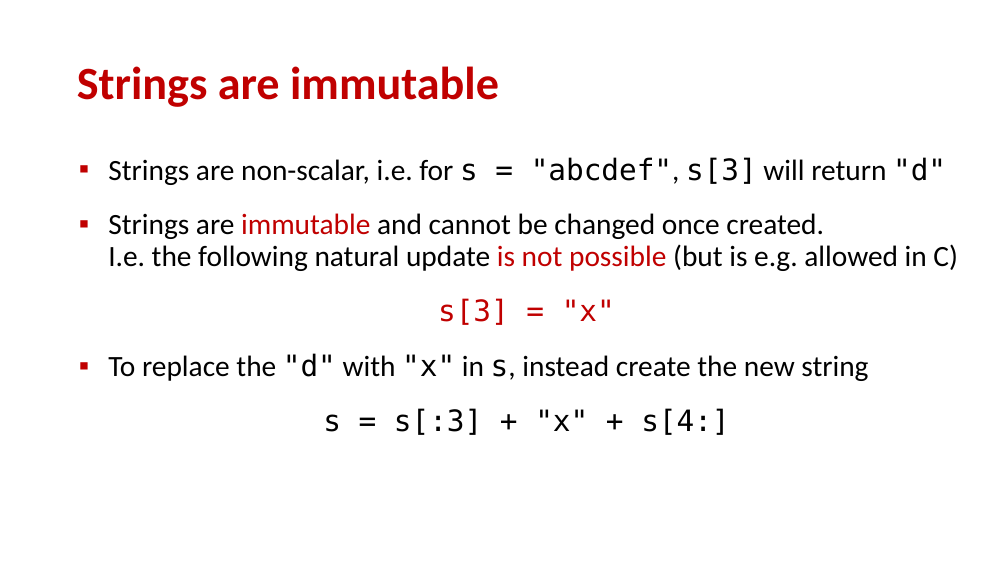
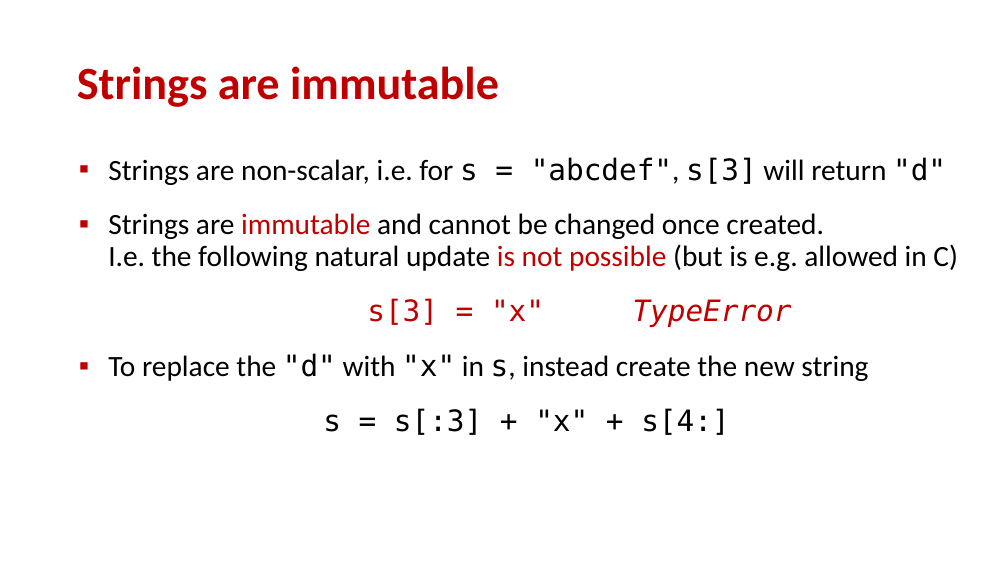
Before and after one commit to gsbrodal/gsbrodal.github.io, a slide deck: slide 24 of ipsa/slides/operations.pptx. Drawn at 1008x567 pixels with LibreOffice and Linux fonts; fonts in the diff are those of the drawing. Boxes give left, top, right and bottom in pixels: in the first picture for what was removed or moved away, otherwise in the second. Text is boxed around its words. In the diff, an @@ line names an element or a change of style, - is before the commit and + after.

```diff
--- a/ipsa/slides/operations.pptx
+++ b/ipsa/slides/operations.pptx
@@ text at (367, 298, 792, 327): text changed; italic on @@
-s[3] = "x"
+s[3] = "x" TypeError
```
Also in this commit, not shown: 5 other files.
